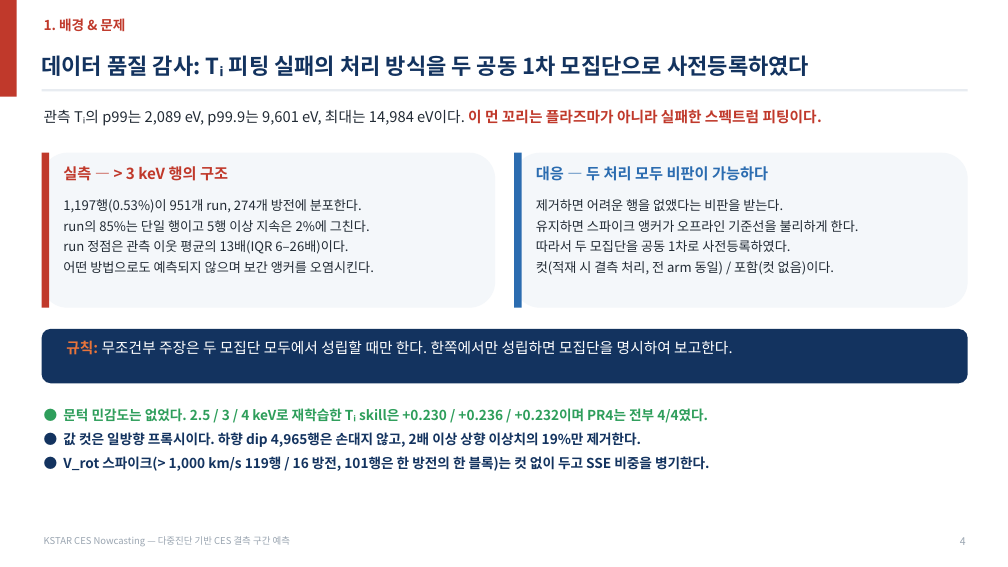
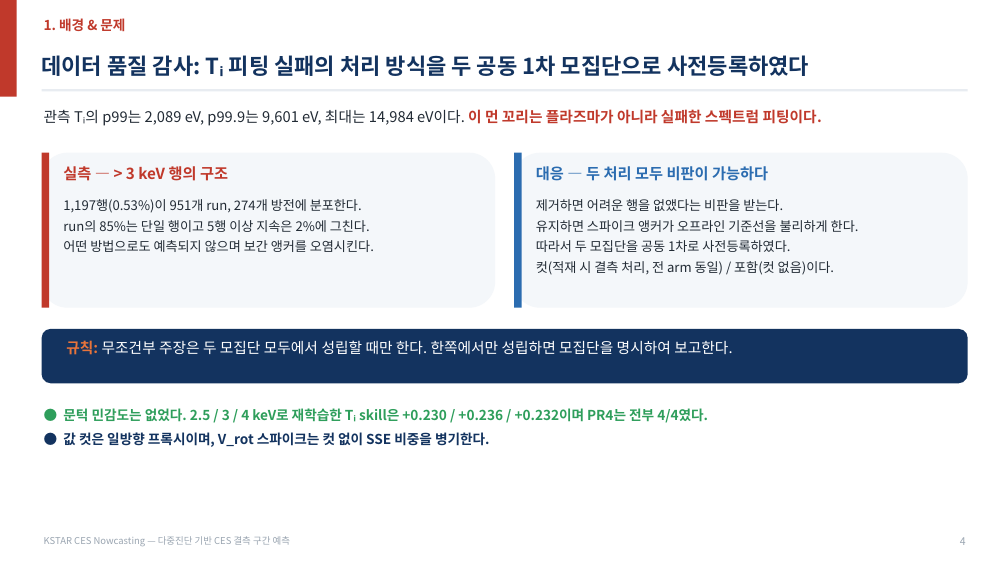
Before and after one commit to iseungsang01/ml-intern-revision, a slide deck: slide 5 of docs/presentation/KSTAR_CES_발표자료_20분.pptx. Drawn at 1008x567 pixels with LibreOffice and Linux fonts; fonts in the diff are those of the drawing. Boxes give left, top, right and bottom in pixels: in the first picture for what was removed or moved away, otherwise in the second. Text is boxed around its words. In the diff, an @@ line names an element or a change of style, - is before the commit and + after.

```diff
--- a/docs/presentation/KSTAR_CES_발표자료_20분.pptx
+++ b/docs/presentation/KSTAR_CES_발표자료_20분.pptx
@@ text at (63,240,348,254): paragraph removed @@
-run 정점은 관측 이웃 평균의 13배(IQR 6–26배)이다.
@@ text at (63,432,489,447): text changed @@
-● 값 컷은 일방향 프록시이다. 하향 dip 4,965행은 손대지 않고, 2배 이상 상향 이상치의 19%만 제거한다.
-● V_rot 스파이크(> 1,000 km/s 119행 / 16 방전, 101행은 한 방전의 한 블록)는 컷 없이 두고 SSE 비중을 병기한다.
+● 값 컷은 일방향 프록시이며, V_rot 스파이크는 컷 없이 SSE 비중을 병기한다.
```
Also in this commit, not shown: 11 other slides changed, 6 other files.
